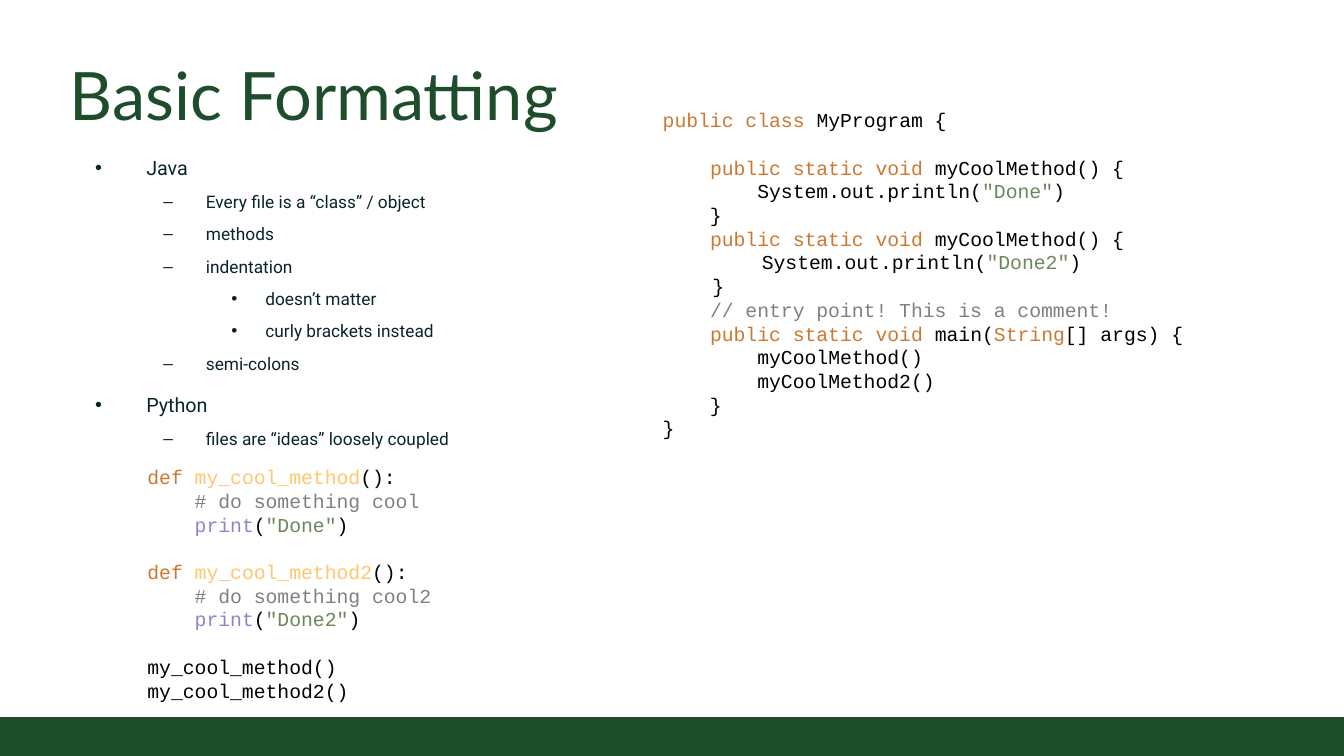
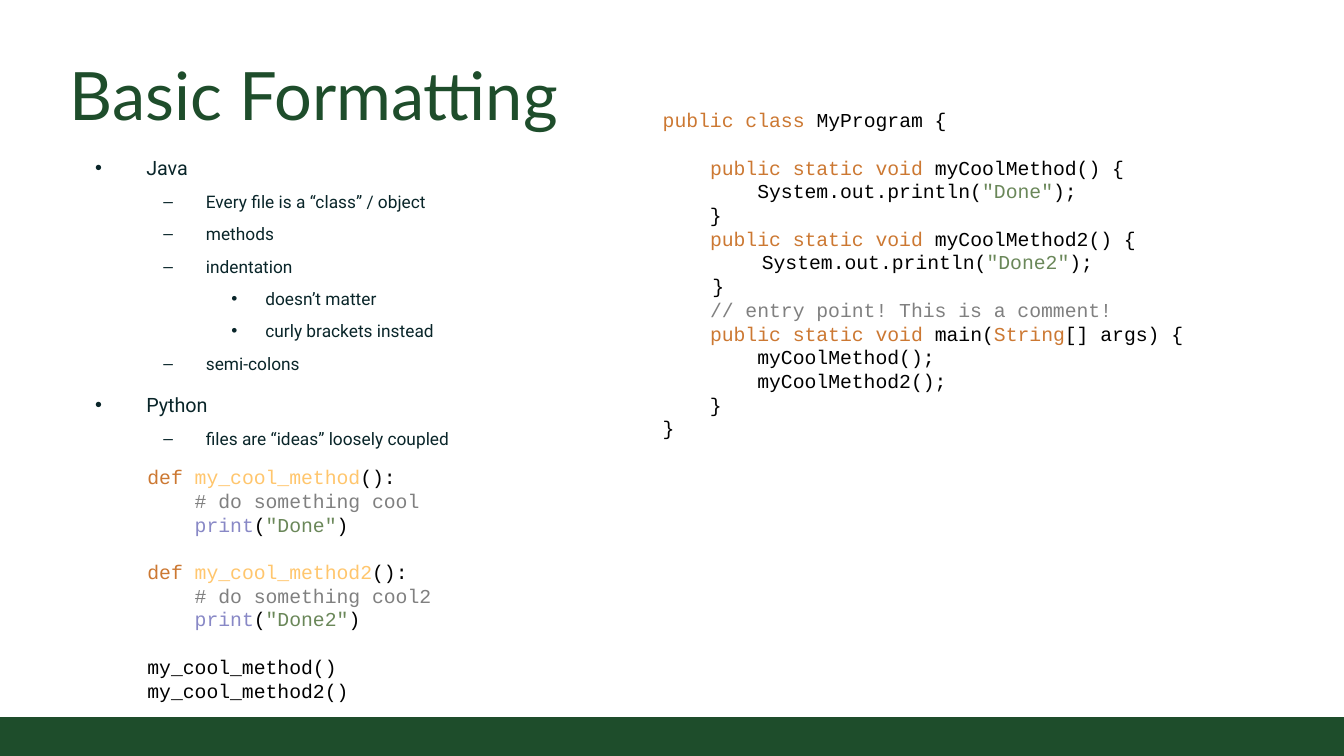
Before and after one commit to CSU-CS150B/handouts, a slide deck: slide 3 of Slides/On-Campus/14_Java_vs_python.pptx. Drawn at 1344x756 pixels with LibreOffice and Linux fonts; fonts in the diff are those of the drawing; background and template pictures are left out. Boxes give left, top, right and bottom in pixels: in the first picture for what was removed or moved away, otherwise in the second. Text is boxed around its words. In the diff, an @@ line names an element or a change of style, - is before the commit and + after.

```diff
--- a/Slides/On-Campus/14_Java_vs_python.pptx
+++ b/Slides/On-Campus/14_Java_vs_python.pptx
@@ text at [663,113,1159,392]: text changed @@
-public class MyProgram {
-public static void myCoolMethod() {
-System.out.println("Done")
-}
-public static void myCoolMethod() {
-System.out.println("Done2")
-}
-// entry point! This is a comment!
-public static void main(String[] args) {
-myCoolMethod()
-myCoolMethod2()
-}
-}
+public class MyProgram {
+public static void myCoolMethod() {
+System.out.println("Done");
+}
+public static void myCoolMethod2() {
+System.out.println("Done2");
+}
+// entry point! This is a comment!
+public static void main(String[] args) {
+myCoolMethod();
+myCoolMethod2();
+}
+}
```
Also in this commit, not shown: 1 other slide changed.
